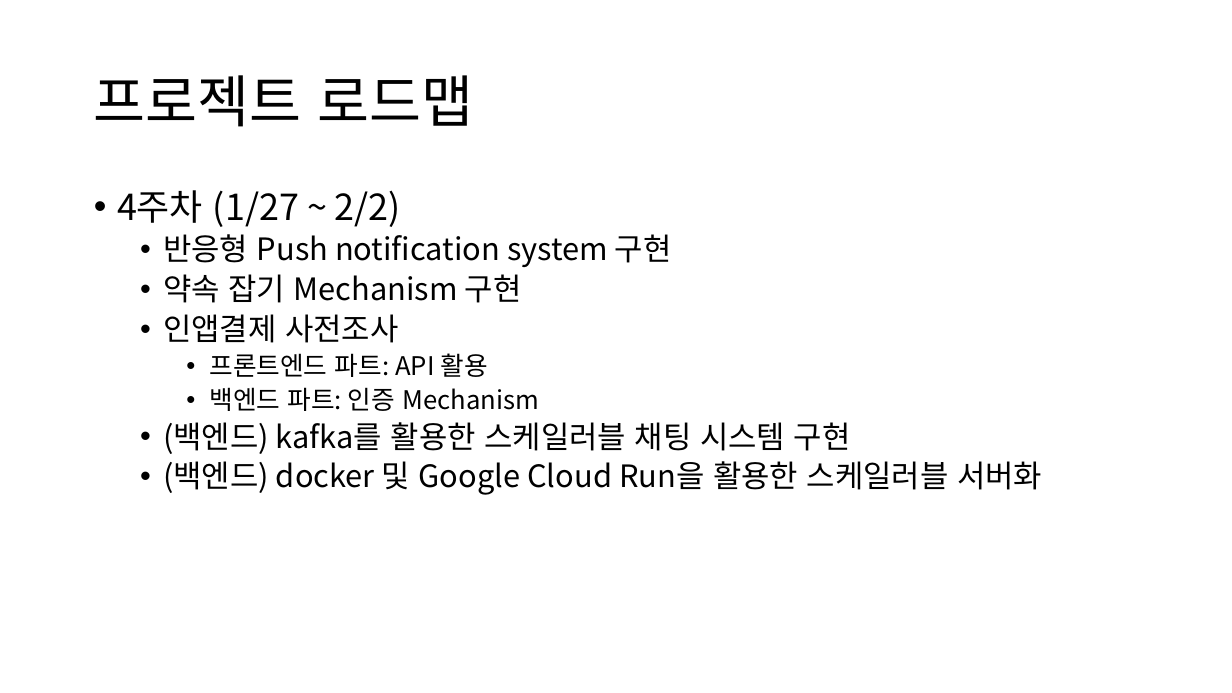
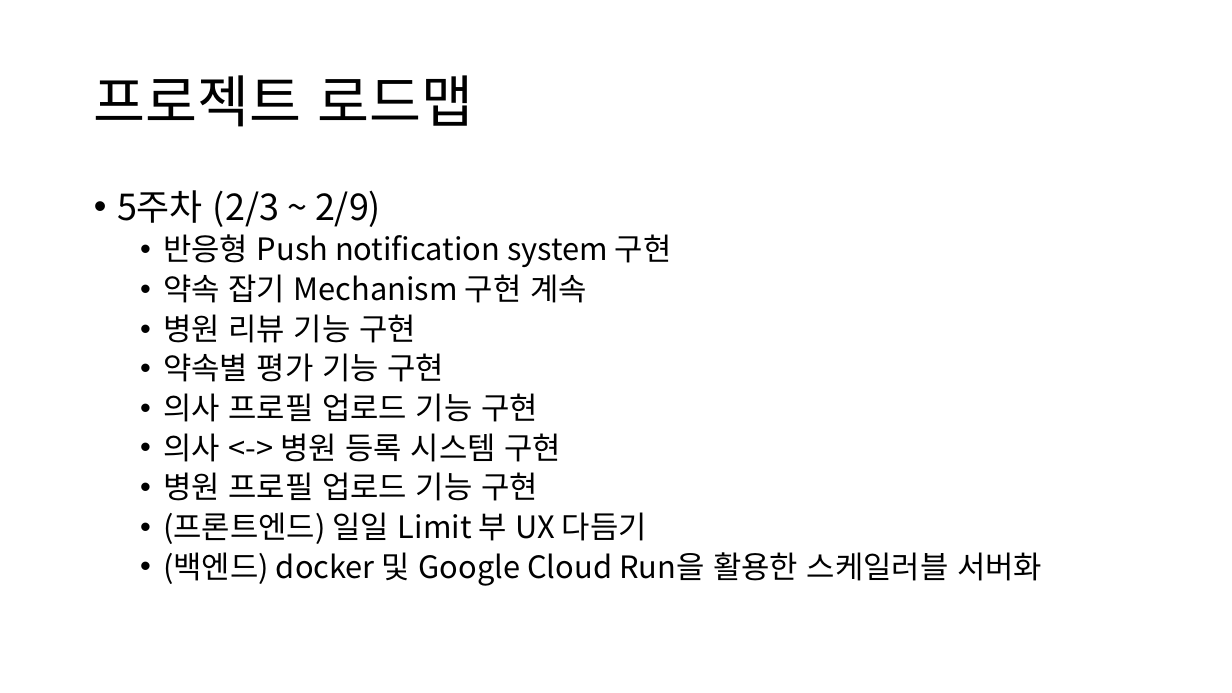
Before and after one commit to jeongwoo-gobroad/Project-toDoctoDoc, a slide deck: slide 4 of roadmap.pptx. Drawn at 1232x693 pixels with LibreOffice and Linux fonts; fonts in the diff are those of the drawing. Boxes give left, top, right and bottom in pixels: in the first picture for what was removed or moved away, otherwise in the second. Text is boxed around its words. In the diff, an @@ line names an element or a change of style, - is before the commit and + after.

```diff
--- a/roadmap.pptx
+++ b/roadmap.pptx
@@ text at <box>117,190,381,227</box>: text changed @@
-• 4주차 (1/27 ~ 2/2)
+• 5주차 (2/3 ~ 2/9)
@@ text at <box>163,274,647,544</box>: text changed @@
-  • 약속 잡기 Mechanism 구현
-  • 인앱결제 사전조사
-    • 프론트엔드 파트: API 활용
-    • 백엔드 파트: 인증 Mechanism
-  • (백엔드) kafka를 활용한 스케일러블 채팅 시스템 구현
+  • 약속 잡기 Mechanism 구현 계속
+  • 병원 리뷰 기능 구현
+  • 약속별 평가 기능 구현
+  • 의사 프로필 업로드 기능 구현
+  • 의사 <-> 병원 등록 시스템 구현
+  • 병원 프로필 업로드 기능 구현
+  • (프론트엔드) 일일 Limit 부 UX 다듬기
```
Also in this commit, not shown: 8 other files.
